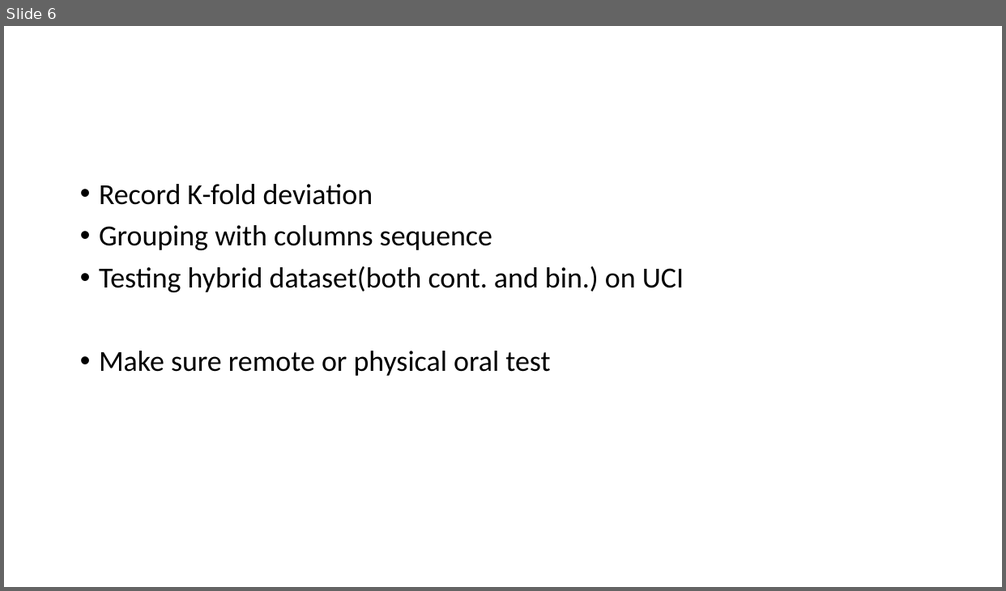
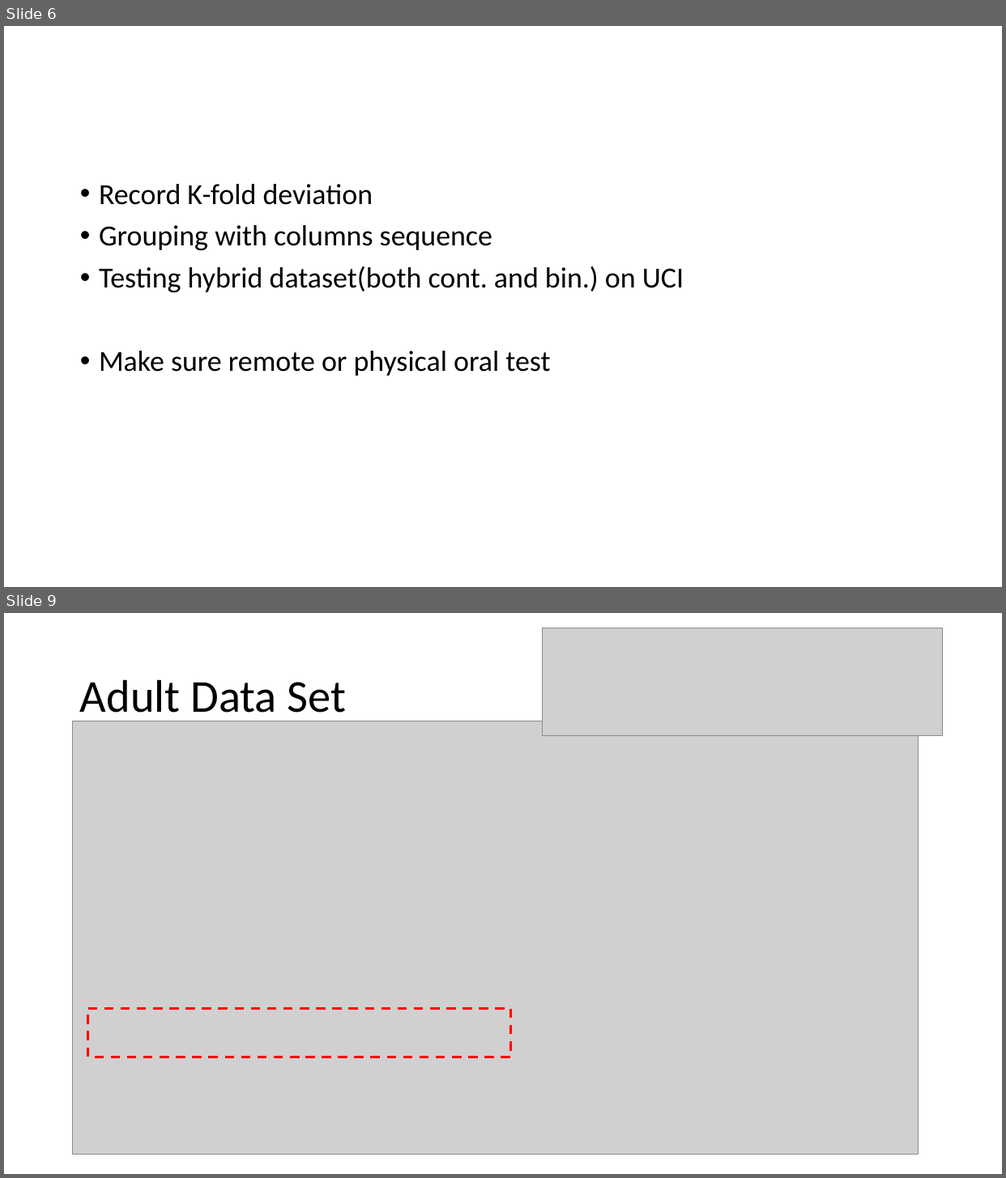
Before and after one commit to R64825/NTUIIE-Research, a slide deck: ppt/2022-10 meeting.pptx. Shown one above the other, each under a label of ours: slide 6 before the commit, slides 6 and 9 after it; the slides between them are not shown. The pictures are 1006x591 and 1006x1178 pixels, drawn with LibreOffice and Linux fonts; fonts in the diff are those of the drawing; grey boxes stand for pictures. Boxes give left, top, right and bottom in pixels: in the first picture for what was removed or moved away, otherwise in the second. Text is boxed around its words. In the diff, an @@ line names an element or a change of style, - is before the commit and + after.

```diff
--- a/ppt/2022-10 meeting.pptx
+++ b/ppt/2022-10 meeting.pptx
@@ slide 9 added at bbox=[4, 613, 1002, 1174], background #FFFFFF @@
@@ picture added at bbox=[543, 628, 943, 736] @@
@@ title added at bbox=[80, 679, 347, 722], 44 pt, text #000000 @@
+Adult Data Set
@@ picture added at bbox=[73, 721, 918, 1155] @@
@@ rectangle added at bbox=[88, 1008, 512, 1057], outline #FF0000 2.25 pt dashed @@
```
Also in this commit, not shown: 2 other slides added.
